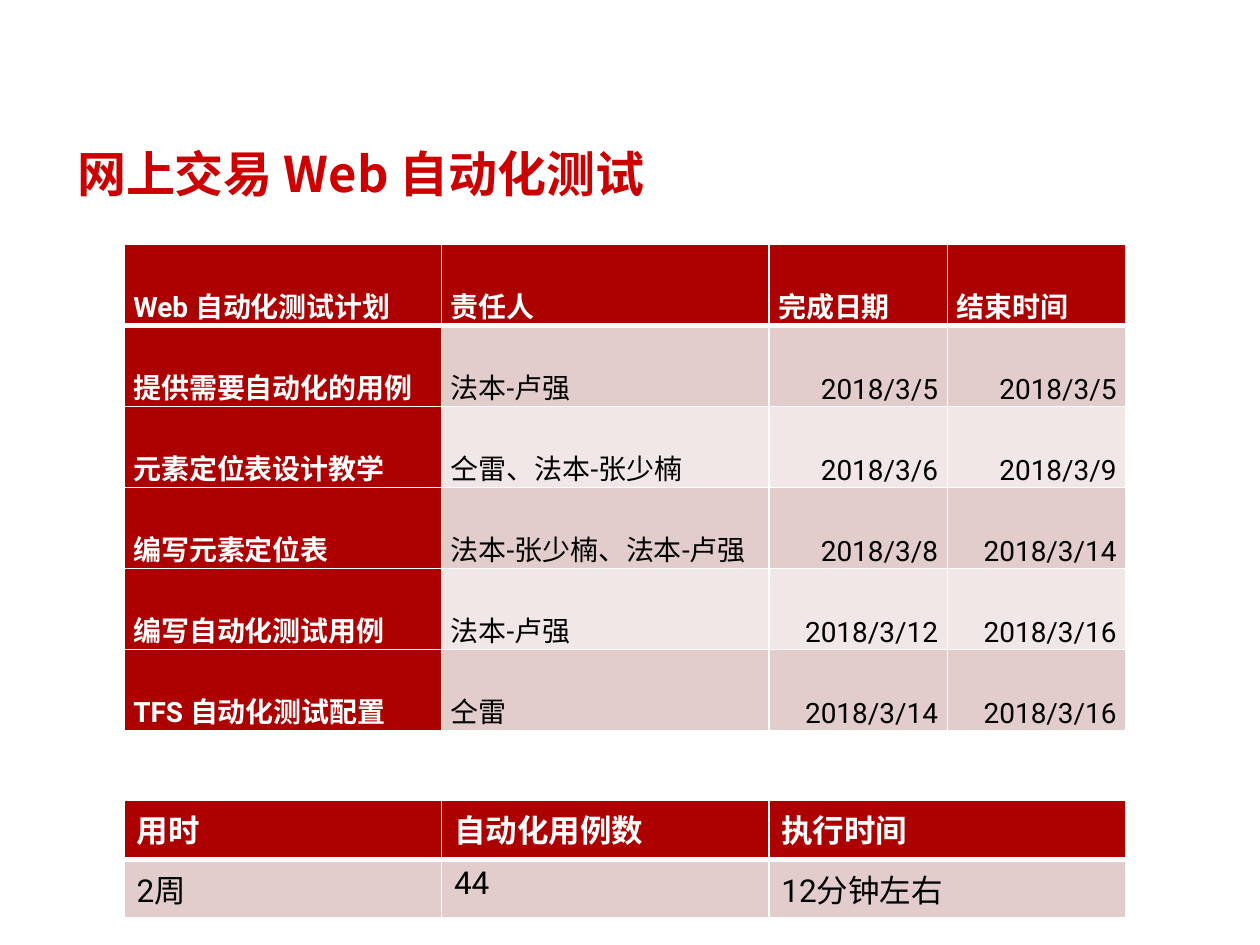
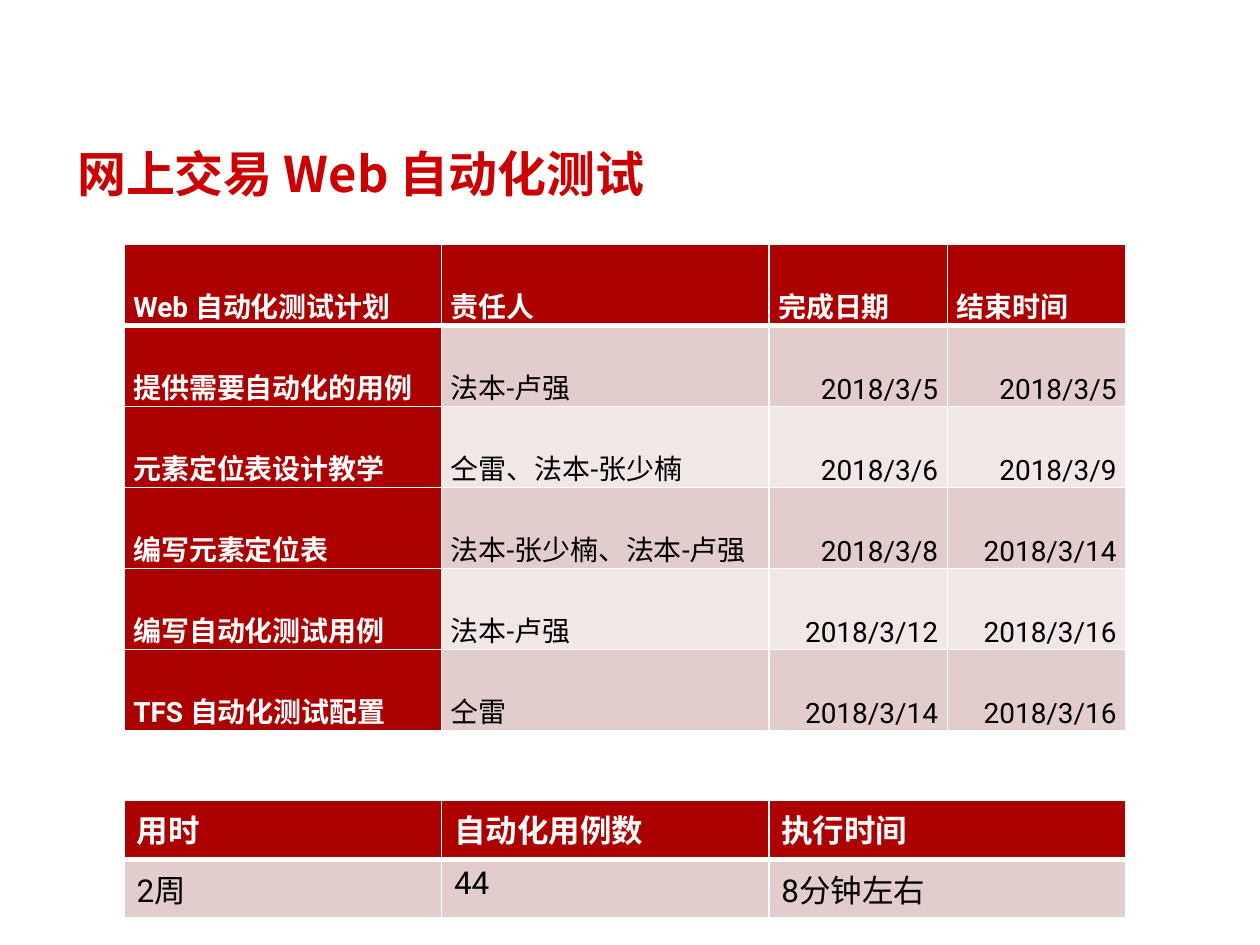
Before and after one commit to 619851705/testdoc, a slide deck: slide 17 of 自动化测试解决方案及项目实践.pptx. Drawn at 1260x945 pixels with LibreOffice and Linux fonts; fonts in the diff are those of the drawing; background and template pictures are left out. Boxes give left, top, right and bottom in pixels: in the first picture for what was removed or moved away, otherwise in the second. Text is boxed around its words. In the diff, an @@ line names an element or a change of style, - is before the commit and + after.

Commit message:
update

```diff
--- a/自动化测试解决方案及项目实践.pptx
+++ b/自动化测试解决方案及项目实践.pptx
@@ table at (123,800,1125,911) @@
-row 2, column 3: 12分钟左右
+row 2, column 3: 8分钟左右
```
Also in this commit, not shown: 3 other slides changed.
